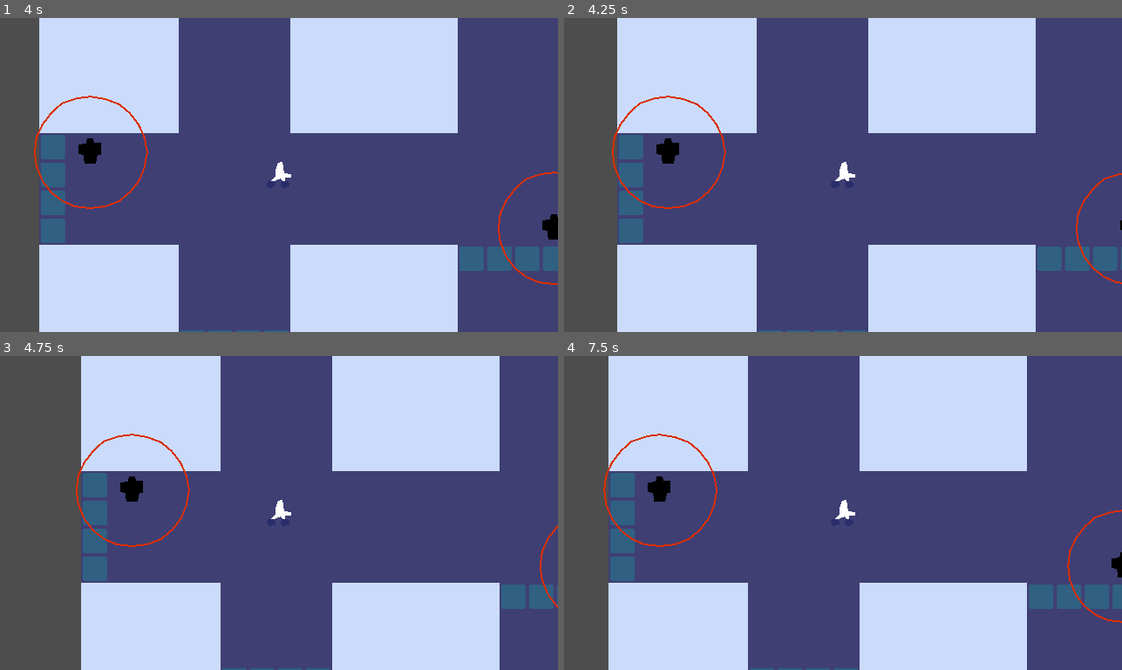
Above: before the commit, frames 1-4 (two rows, left to right).
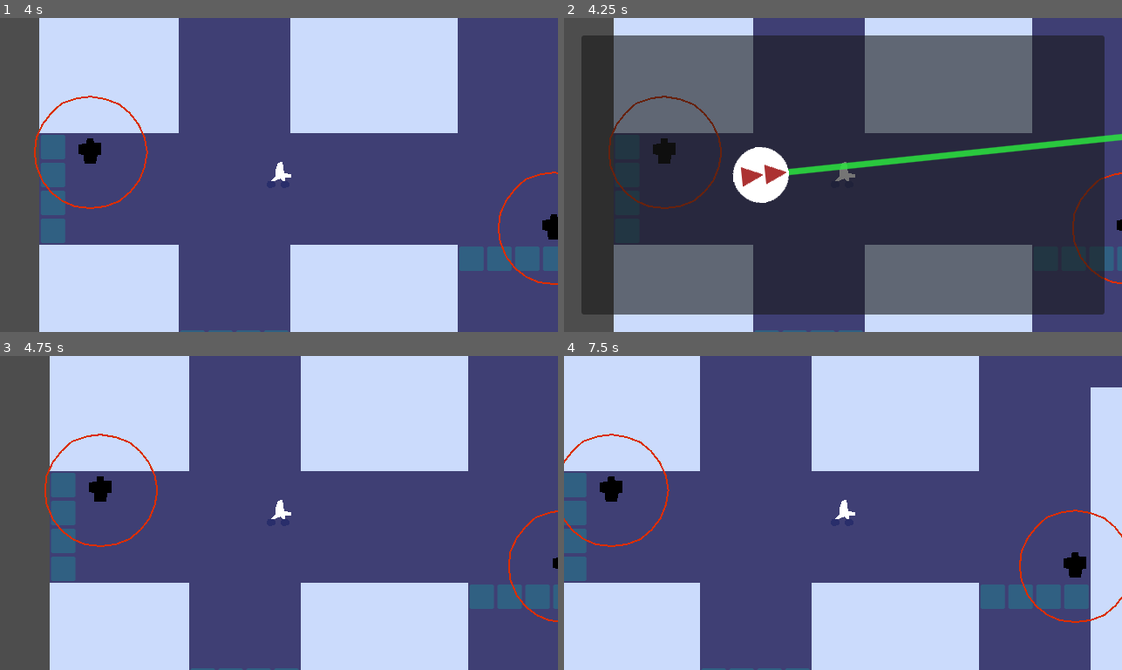
Above: after the commit, the same moments.

Repository: hawkstein/ludum-dare-59-signal
Game: Godot game, scene res://main.tscn
Same seed, same stepped clock (60 frames per second), same inputs: the game is played once before the commit and once after it.
Inputs:
- Up to frame 1 (4 s): tap Enter at 0.5 s; hold Right (right) 0.53-1.28 s; tap Space (lock_line, bound only after the commit) every 0.75 s from 0.6 to 3.6 s; hold Down (down) 1.28-2.03 s; hold Right (right) 2.03-2.78 s; hold Up (up) 2.78-3.53 s; hold Left (left) from 3.53 s (still down)
- Up to frame 2 (4.25 s): keep holding Left (left); tap Q (map, bound only after the commit) at 4.15 s
- Up to frame 3 (4.75 s): keep holding Left (left); tap Space (lock_line, bound only after the commit) at 4.35 s
- Up to frame 4 (7.5 s): release Left (left) at 5.03 s; hold Down (down) 5.03-5.78 s; tap Space (lock_line, bound only after the commit) every 0.75 s from 5.1 to 7.35 s; hold Right (right) 5.78-6.53 s; hold Up (up) 6.53-7.28 s; hold Right (right) from 7.28 s (still down)

Frame 1 is identical in both runs. In frame 2, 84% of the frame differs, in the area x 3-100%, y 0-100%; in frame 3, 19%; in frame 4, 32%.

Commit message:
add triangulation map layer

Diff:
--- /dev/null
+++ b/main.gd
@@ -0,0 +1,45 @@
+extends Node2D
+
+@onready var map_layer: CanvasLayer = $MapLayer
+@onready var player: CharacterBody2D = $Player
+@onready var triangulation_map: TriangulationMap = $MapLayer/TriangulationMap
+@onready var tile_map_layer: TileMapLayer = $TileMapLayer
+const TRANSMITTER = preload("uid://c7v1iqui8bx7a")
+var _transmitter_location := Vector2(626, -44)
+
+func _ready() -> void:
+	map_layer.visible = false
+
+func world_to_map(world_pos: Vector2) -> Vector2:
+	var used_rect := tile_map_layer.get_used_rect()
+	var tile_size := tile_map_layer.tile_set.tile_size
+
+	# World bounds of the tilemap
+	var origin := Vector2(used_rect.position * tile_size)
+	var extent := Vector2(used_rect.size * tile_size)
+
+	var normalized := (world_pos - origin) / extent
+	# 600x320 current estimate of map
+	return normalized * Vector2(600, 320)
+
+func _process(_delta: float) -> void:
+	if Input.is_action_just_pressed("map"):
+		if not map_layer.visible:
+			map_layer.visible = true
+			player.stop_moving()
+			triangulation_map.show_map(world_to_map(_transmitter_location), world_to_map(player.position))
+		else:
+			map_layer.visible = false
+			player.start_moving()
+			triangulation_map.hide_map()
+
+func _on_triangulation_map_map_closed() -> void:
+	map_layer.visible = false
+	player.start_moving()
+	triangulation_map.hide_map()
+
+
+func _on_triangulation_map_signal_triangulated() -> void:
+	var transmitter = TRANSMITTER.instantiate()
+	transmitter.position = _transmitter_location
+	add_child(transmitter)
--- a/main.tscn
+++ b/main.tscn
@@ -1,9 +1,10 @@
 [gd_scene format=4 uid="uid://dchtrugqup6ef"]
 
+[ext_resource type="Script" uid="uid://bnq1urer87s81" path="res://main.gd" id="1_7mycd"]
 [ext_resource type="Texture2D" uid="uid://biquxa6irwrvo" path="res://world/tileset.png" id="1_ig7tw"]
 [ext_resource type="PackedScene" uid="uid://b42be3axcv1gi" path="res://player/player.tscn" id="2_0xm2m"]
 [ext_resource type="PackedScene" uid="uid://d2ag0ing1neyp" path="res://world/man-in-black.tscn" id="3_h2yge"]
-[ext_resource type="PackedScene" uid="uid://c7v1iqui8bx7a" path="res://world/transmitter.tscn" id="4_1bvp3"]
+[ext_resource type="PackedScene" uid="uid://bp7i41v83uu7d" path="res://map/triangulation-map.tscn" id="5_lquwl"]
 
 [sub_resource type="TileSetAtlasSource" id="TileSetAtlasSource_0xm2m"]
 texture = ExtResource("1_ig7tw")
@@ -20,6 +21,7 @@
 sources/0 = SubResource("TileSetAtlasSource_0xm2m")
 
 [node name="Main" type="Node2D" unique_id=1983751229]
+script = ExtResource("1_7mycd")
 
 [node name="TileMapLayer" type="TileMapLayer" parent="." unique_id=1937504995]
 tile_map_data = PackedByteArray("AAAAAAEAAAAAAAAAAAAAAAAAAAAAAAAAAAAAAAIAAAAAAAAAAAAAAAMAAAABAAAAAAAAAAQAAAABAAAAAAAAAA …(5680 unchanged characters)…
@@ -34,5 +36,9 @@
 [node name="ManInBlack2" parent="." unique_id=117991004 instance=ExtResource("3_h2yge")]
 position = Vector2(495, 218)
 
-[node name="Transmitter" parent="." unique_id=1254927253 instance=ExtResource("4_1bvp3")]
-position = Vector2(626, -44)
+[node name="MapLayer" type="CanvasLayer" parent="." unique_id=1728854068]
+
+[node name="TriangulationMap" parent="MapLayer" unique_id=1199848996 instance=ExtResource("5_lquwl")]
+
+[connection signal="map_closed" from="MapLayer/TriangulationMap" to="." method="_on_triangulation_map_map_closed"]
+[connection signal="signal_triangulated" from="MapLayer/TriangulationMap" to="." method="_on_triangulation_map_signal_triangulated"]
--- /dev/null
+++ b/map/canvas.gd
@@ -0,0 +1,43 @@
+extends Control
+
+const COLOR_LOCKED_LINE := Color(0.2, 0.85, 0.3, 0.8)
+const COLOR_SCAN_COLD   := Color(0.4, 0.6, 0.4, 0.6)
+const COLOR_SCAN_HOT    := Color(0.1, 1.0, 0.2, 0.9)
+const COLOR_LOCKABLE    := Color(1.0, 1.0, 0.2)
+
+const RECEIVER_RADIUS := 12.0
+const SCAN_LINE_LENGTH := 1200.0
+
+@onready var _map: TriangulationMap = $"../../.."
+
+func _draw() -> void:
+	_draw_locked_lines()
+
+	if not _map.is_complete():
+		_draw_scan_line()
+
+
+func _draw_locked_lines() -> void:
+	for line_data in _map.get_locked_lines():
+		var origin: Vector2 = line_data["origin"]
+		var dir: Vector2 = line_data["direction"]
+		var end_pt := origin + dir * SCAN_LINE_LENGTH
+		draw_line(origin, end_pt, COLOR_LOCKED_LINE, 2.5, true)
+
+
+func _draw_scan_line() -> void:
+	var origin := _map._receiver_map_position
+	var dir := Vector2.from_angle(_map.get_current_angle())
+	var thickness := _map.get_scan_thickness()
+	var lockable := _map.is_lockable()
+
+	# TODO: Audio feedback
+	var t := inverse_lerp(_map.min_line_thickness, _map.max_line_thickness, thickness)
+	var color: Color
+	if lockable:
+		color = COLOR_LOCKABLE
+	else:
+		color = COLOR_SCAN_COLD.lerp(COLOR_SCAN_HOT, t)
+
+	var end_pt := origin + dir * SCAN_LINE_LENGTH
+	draw_line(origin, end_pt, color, thickness, true)
--- /dev/null
+++ b/map/triangulation-map.tscn
@@ -0,0 +1,46 @@
+[gd_scene format=3 uid="uid://bp7i41v83uu7d"]
+
+[ext_resource type="Script" uid="uid://mqtu2m2w6nkv" path="res://map/triangulation_map.gd" id="1_lt6x1"]
+[ext_resource type="Script" uid="uid://d22vg2pfjkyd3" path="res://map/canvas.gd" id="2_bd66r"]
+[ext_resource type="Texture2D" uid="uid://cn5wdpijcbl6k" path="res://map/receiver.png" id="3_qu30w"]
+[ext_resource type="Texture2D" uid="uid://cbmtbdw8nf5nn" path="res://map/transmitter.png" id="4_npiq4"]
+
+[node name="TriangulationMap" type="Control" unique_id=1199848996]
+layout_mode = 3
+anchors_preset = 15
+anchor_right = 1.0
+anchor_bottom = 1.0
+grow_horizontal = 2
+grow_vertical = 2
+script = ExtResource("1_lt6x1")
+
+[node name="MarginContainer" type="MarginContainer" parent="." unique_id=518132697]
+layout_mode = 1
+anchors_preset = 15
+anchor_right = 1.0
+anchor_bottom = 1.0
+grow_horizontal = 2
+grow_vertical = 2
+theme_override_constants/margin_left = 20
+theme_override_constants/margin_top = 20
+theme_override_constants/margin_right = 20
+theme_override_constants/margin_bottom = 20
+
+[node name="Panel" type="Panel" parent="MarginContainer" unique_id=1041789525]
+layout_mode = 2
+
+[node name="Canvas" type="Control" parent="MarginContainer/Panel" unique_id=1450469640]
+layout_mode = 1
+anchors_preset = 15
+anchor_right = 1.0
+anchor_bottom = 1.0
+grow_horizontal = 2
+grow_vertical = 2
+script = ExtResource("2_bd66r")
+
+[node name="Receiver" type="Sprite2D" parent="MarginContainer/Panel" unique_id=494864353]
+texture = ExtResource("3_qu30w")
+
+[node name="Transmitter" type="Sprite2D" parent="MarginContainer/Panel" unique_id=490069385]
+visible = false
+texture = ExtResource("4_npiq4")
--- /dev/null
+++ b/map/triangulation_map.gd
@@ -0,0 +1,105 @@
+class_name TriangulationMap
+extends Control
+
+signal signal_triangulated()
+signal map_closed()
+
+@export var rotate_speed: float = 90.0
+@export var lock_angle_threshold: float = 8.0
+@export var min_line_thickness: float = 1.5
+@export var max_line_thickness: float = 7.0
+@export var thickness_falloff_angle: float = 60.0
+
+# Area for the map with the margin is 600x320
+var _target_map_position: Vector2 = Vector2(626, -44)
+var _receiver_map_position: Vector2 = Vector2(300, 350)
+var _required_lines: int = 3
+var _current_angle: float = 0.0
+var _locked_lines: Array[Dictionary] = []
+var _active: bool = false
+
+@onready var canvas: Control = $MarginContainer/Panel/Canvas
+@onready var receiver: Sprite2D = $MarginContainer/Panel/Receiver
+@onready var transmitter: Sprite2D = $MarginContainer/Panel/Transmitter
+
+func _ready() -> void:
+	set_process(false)
+
+func show_map(_target:Vector2, _player:Vector2) -> void:
+	receiver.position = _player
+	transmitter.position = _target
+	_target_map_position = _target
+	_receiver_map_position = _player
+	_current_angle = 0.0
+	_active = true
+	set_process(true)
+	canvas.queue_redraw()
+
+
+func hide_map() -> void:
+	_active = false
+	set_process(false)
+
+func _process(delta: float) -> void:
+	if not _active:
+		return
+
+	if _locked_lines.size() < _required_lines:
+		var rotation_input := 0.0
+		if Input.is_action_pressed("left"):
+			rotation_input -= 1.0
+		if Input.is_action_pressed("right"):
+			rotation_input += 1.0
+
+		if rotation_input != 0.0:
+			_current_angle += deg_to_rad(rotate_speed * rotation_input * delta)
+			receiver.rotation = _current_angle
+			canvas.queue_redraw()
+
+	if Input.is_action_just_pressed("lock_line"):
+		_try_lock_line()
+
+func _try_lock_line() -> void:
+	if _locked_lines.size() >= _required_lines:
+		return
+
+	var angle_to_target := _angle_to_target()
+	var diff := absf(angle_to_target)
+
+	if diff > deg_to_rad(lock_angle_threshold):
+		#TODO: add feedback that this doesn't work (tutorial message from character, sound)
+		return
+
+	var dir := Vector2.from_angle(_current_angle)
+	_locked_lines.append({ "origin": _receiver_map_position, "direction": dir })
+	canvas.queue_redraw()
+
+	if _locked_lines.size() >= _required_lines:
+		transmitter.visible = true
+		signal_triangulated.emit()
+	else:
+		map_closed.emit()
+
+func _angle_to_target() -> float:
+	var to_target := (_target_map_position - _receiver_map_position).angle()
+	return wrapf(_current_angle - to_target, -PI, PI)
+
+func get_current_angle() -> float:
+	return _current_angle
+
+func get_locked_lines() -> Array[Dictionary]:
+	return _locked_lines
+
+func get_angle_diff_abs() -> float:
+	return abs(_angle_to_target())
+
+func get_scan_thickness() -> float:
+	var diff_deg := rad_to_deg(get_angle_diff_abs())
+	var t := 1.0 - clampf(diff_deg / thickness_falloff_angle, 0.0, 1.0)
+	return lerpf(min_line_thickness, max_line_thickness, t)
+
+func is_lockable() -> bool:
+	return get_angle_diff_abs() <= deg_to_rad(lock_angle_threshold)
+
+func is_complete() -> bool:
+	return _locked_lines.size() >= _required_lines
--- a/player/player.gd
+++ b/player/player.gd
@@ -7,7 +7,11 @@
 var current_direction:= Vector2i.ZERO
 var desired_direction:= Vector2i.ZERO
 
+var active := true
+
 func _physics_process(_delta: float) -> void:
+	if not active:
+		return
 	_read_input()
 	velocity = Vector2(current_direction) * speed * base_velocity
 	move_and_slide()
@@ -48,3 +52,11 @@
 func collect_transmitter() -> void:
 #	TODO: add collection code when player is expected to collect multiple transmitters
 	pass
+
+func stop_moving() -> void:
+	current_direction = Vector2.ZERO
+	desired_direction = Vector2.ZERO
+	active = false
+
+func start_moving() -> void:
+	active = true
--- a/project.godot
+++ b/project.godot
@@ -48,6 +48,17 @@
 , Object(InputEventKey,"resource_local_to_scene":false,"resource_name":"","device":-1,"window_id":0,"alt_pressed":false …(183 unchanged characters)…
 ]
 }
+map={
+"deadzone": 0.2,
+"events": [Object(InputEventKey,"resource_local_to_scene":false,"resource_name":"","device":-1,"window_id":0,"alt_pressed":false,"shift_pressed":false,"ctrl_pressed":false,"meta_pressed":false,"pressed":false,"keycode":0,"physical_keycode":81,"key_label":0,"unicode":113,"location":0,"echo":false,"script":null)
+, Object(InputEventKey,"resource_local_to_scene":false,"resource_name":"","device":-1,"window_id":0,"alt_pressed":false,"shift_pressed":false,"ctrl_pressed":false,"meta_pressed":false,"pressed":false,"keycode":0,"physical_keycode":77,"key_label":0,"unicode":109,"location":0,"echo":false,"script":null)
+]
+}
+lock_line={
+"deadzone": 0.2,
+"events": [Object(InputEventKey,"resource_local_to_scene":false,"resource_name":"","device":-1,"window_id":0,"alt_pressed":false,"shift_pressed":false,"ctrl_pressed":false,"meta_pressed":false,"pressed":false,"keycode":0,"physical_keycode":32,"key_label":0,"unicode":32,"location":0,"echo":false,"script":null)
+]
+}
 
 [layer_names]
 
Not shown, added: main.gd.uid
Not shown, added: map/canvas.gd.uid
Binary file added: map/receiver.png
Not shown, added: map/receiver.png.import
Binary file added: map/transmitter.png
Not shown, added: map/transmitter.png.import
Not shown, added: map/triangulation_map.gd.uid
